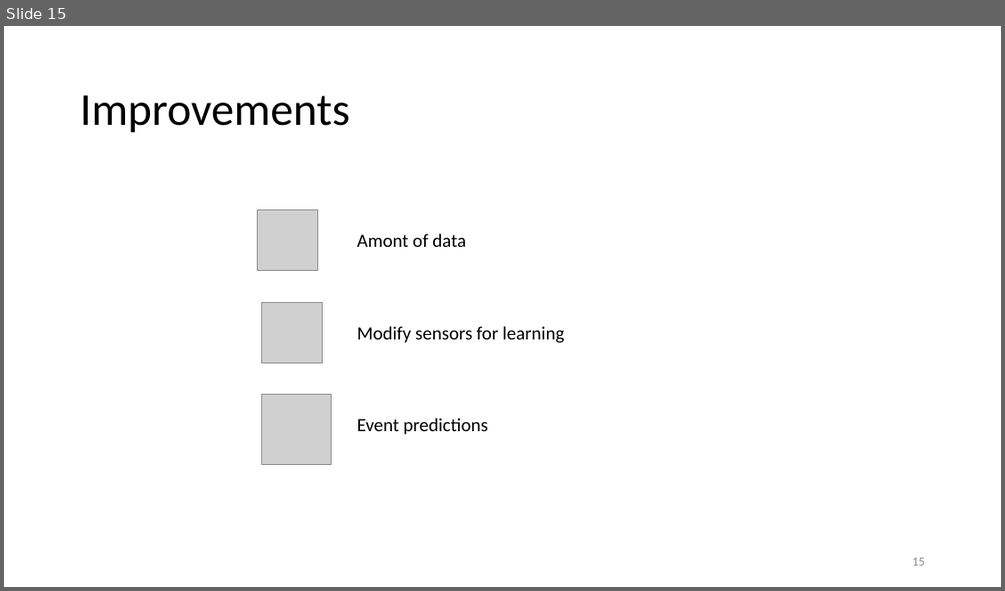
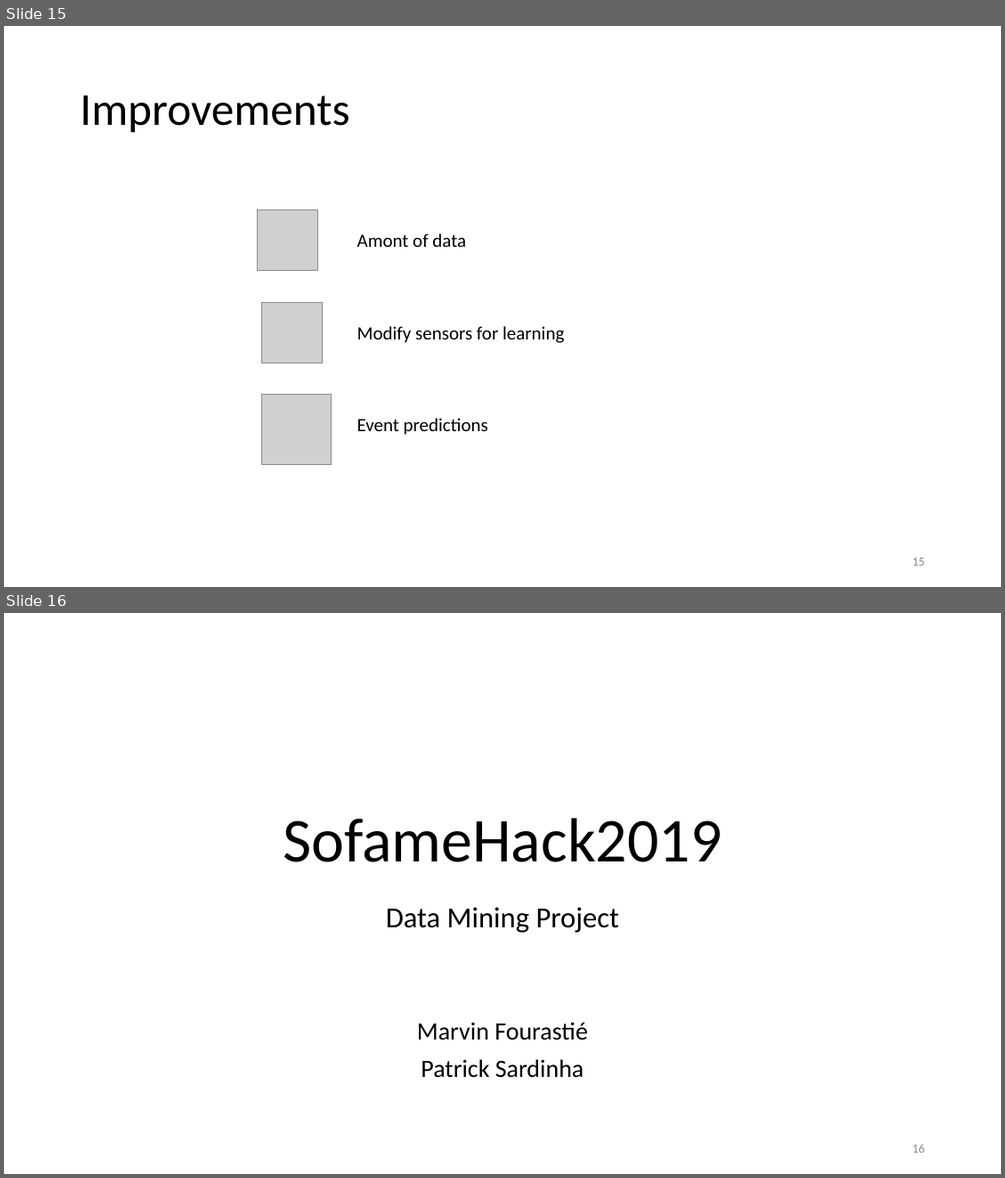
Before and after one commit to fourastiemarvin/Data-mining-project-2019, a slide deck: docs/Présentation_Data_Mining.pptx. Shown one above the other, each under a label of ours: slide 15 before the commit, slides 15 and 16 after it. The pictures are 1005x591 and 1005x1178 pixels, drawn with LibreOffice and Linux fonts; fonts in the diff are those of the drawing; grey boxes stand for pictures. Boxes give left, top, right and bottom in pixels: in the first picture for what was removed or moved away, otherwise in the second. Text is boxed around its words. In the diff, an @@ line names an element or a change of style, - is before the commit and + after.

```diff
--- a/docs/Présentation_Data_Mining.pptx
+++ b/docs/Présentation_Data_Mining.pptx
@@ slide 16 added at (4,613,1001,1174), background #FFFFFF @@
@@ title added at (283,818,721,862), 60 pt, text #000000 @@
+SofameHack2019
@@ subtitle added at (386,907,620,1078), 24 pt, text #000000 @@
+Data Mining Project
+Marvin Fourastié
+Patrick Sardinha
@@ page number added at (912,1144,924,1152), 12 pt, text #8C8C8C @@
+16
```
Also in this commit, not shown: 3 slides changed, 1 other slide added, 1 slide removed, 1 other file.
